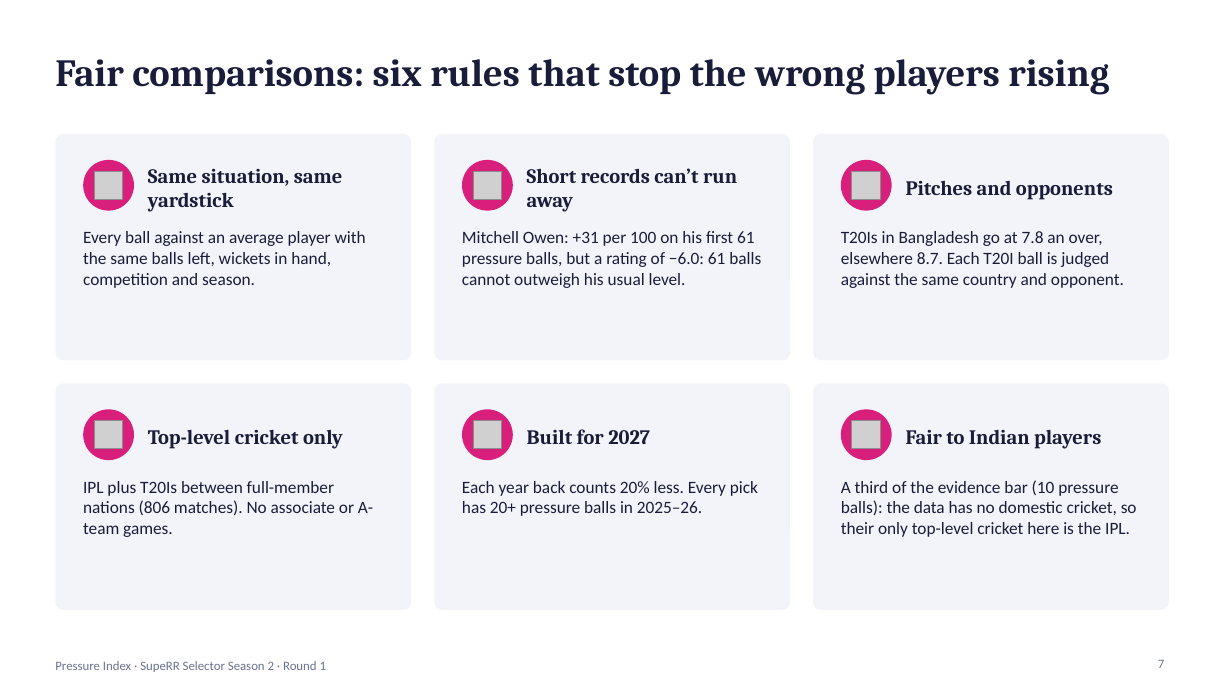
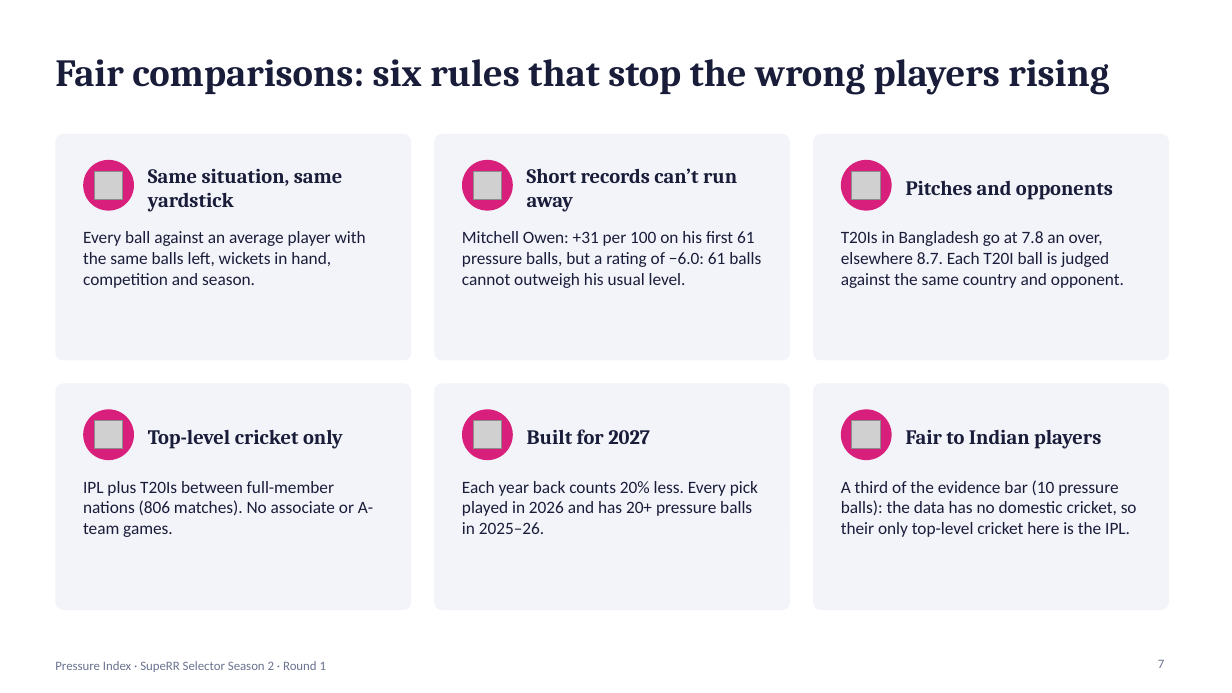
Before and after one commit to AnshBhavsar1654/Pressure-Index, a slide deck: slide 7 of Pressure_Index_RR_2027.pptx. Drawn at 1232x693 pixels with LibreOffice and Linux fonts; fonts in the diff are those of the drawing; grey boxes stand for pictures. Boxes give left, top, right and bottom in pixels: in the first picture for what was removed or moved away, otherwise in the second. Text is boxed around its words. In the diff, an @@ line names an element or a change of style, - is before the commit and + after.

```diff
--- a/Pressure_Index_RR_2027.pptx
+++ b/Pressure_Index_RR_2027.pptx
@@ text at (x1=462, y1=481, x2=758, y2=534): text changed @@
-Each year back counts 20% less. Every pick has 20+ pressure balls in 2025–26.
+Each year back counts 20% less. Every pick played in 2026 and has 20+ pressure balls in 2025–26.
```
Also in this commit, not shown: 9 other slides changed, 11 other files.
